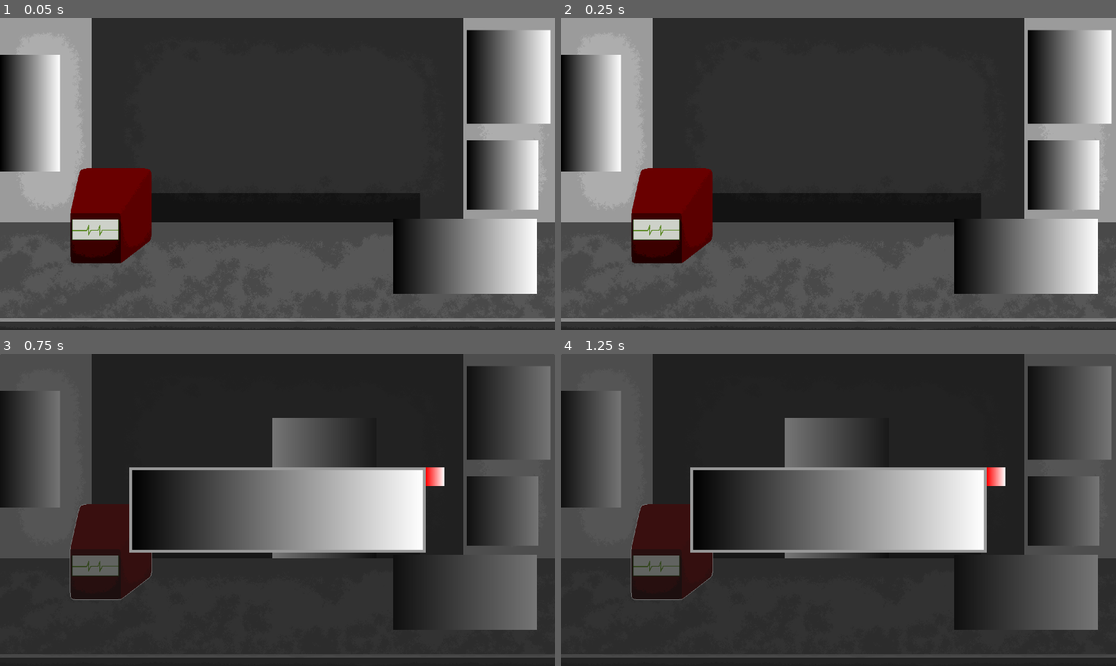
Above: before the commit, frames 1-4 (two rows, left to right).
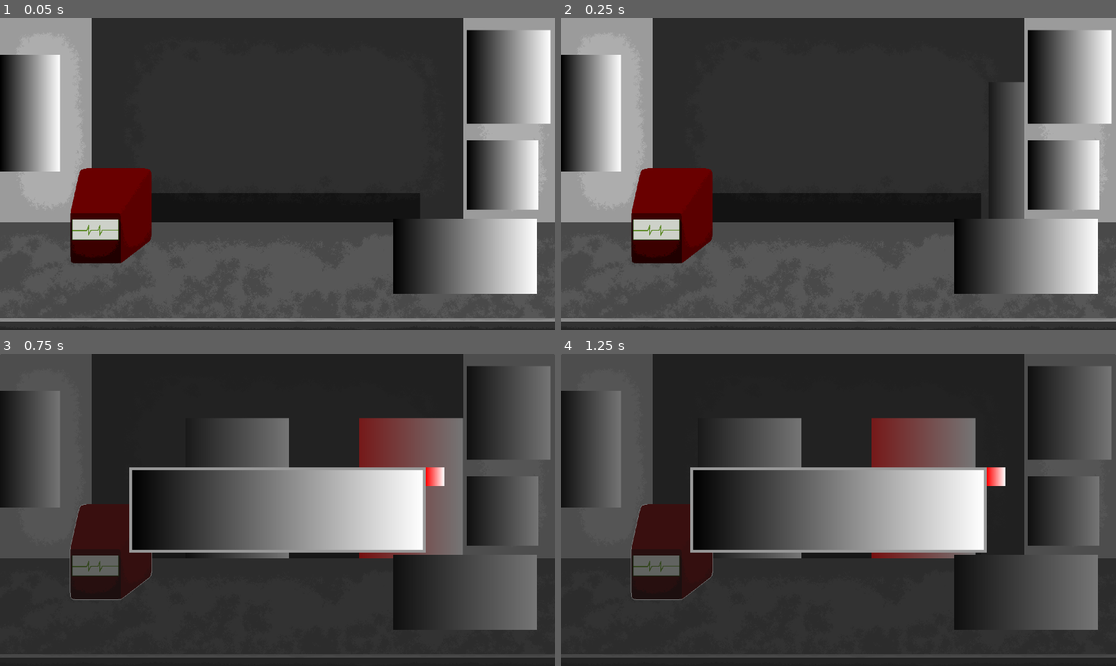
Above: after the commit, the same moments.

Repository: Blulow/brackeysjam
Game: Godot game, scene res://scenes/game.tscn
Two runs of this game, one before a commit and one after it. Both use one fixed random seed, a clock stepped at 60 frames per second and the inputs below.
Inputs (mouse positions are in pixels of both pictures, inside the frame that each line leads up to):
- Up to frame 1 (0.05 s): no input
- Up to frame 2 (0.25 s): no input
- Up to frame 3 (0.75 s): move the mouse to (111, 550) at 0.52 s; click (111, 550) at 0.67 s
- Up to frame 4 (1.25 s): no input

Frame 1 is identical in both runs. In frame 2, 1.3% of the frame differs, in the area x 80-84%, y 20-65%; in frame 3, 8.0%, in the area x 39-84%, y 20-66%; in frame 4, 6.4%.

Commit message:
add: round people configs implementation

Diff:
--- /dev/null
+++ b/assets/resources/rounds/round_1.tres
@@ -0,0 +1,110 @@
+[gd_resource type="Resource" script_class="PeopleConfig" format=3 uid="uid://bdia3nf8tf6df"]
+
+[ext_resource type="Script" uid="uid://cbo8ursmeimy" path="res://scripts/people_config_values/people_config_int_value.gd" id="1_clkvy"]
+[ext_resource type="Script" uid="uid://ddkheyxoh5lgl" path="res://scripts/people/people_config.gd" id="1_spky0"]
+[ext_resource type="Script" uid="uid://b6eev2o4gsb7v" path="res://scripts/people_config_values/people_config_bool_value.gd" id="1_tr004"]
+[ext_resource type="Script" uid="uid://c4ran4w2e4xhr" path="res://scripts/people_config_values/people_config_float_value.gd" id="2_clkvy"]
+[ext_resource type="Script" uid="uid://bwj0gj57b0cf1" path="res://scripts/people_config_values/people_config_speech_value.gd" id="4_a13lx"]
+[ext_resource type="Script" uid="uid://q82q187cc1ki" path="res://scripts/people_config_values/people_config_sprite_value.gd" id="5_c55eo"]
+
+[sub_resource type="Resource" id="Resource_728il"]
+script = ExtResource("1_clkvy")
+type = 1
+value = 1
+min = 1
+max = 3
+metadata/_custom_type_script = "uid://cbo8ursmeimy"
+
+[sub_resource type="Resource" id="Resource_tr004"]
+script = ExtResource("1_tr004")
+value = true
+metadata/_custom_type_script = "uid://b6eev2o4gsb7v"
+
+[sub_resource type="Resource" id="Resource_ttiw8"]
+script = ExtResource("1_tr004")
+metadata/_custom_type_script = "uid://b6eev2o4gsb7v"
+
+[sub_resource type="Resource" id="Resource_clkvy"]
+script = ExtResource("2_clkvy")
+value = 120.0
+metadata/_custom_type_script = "uid://c4ran4w2e4xhr"
+
+[sub_resource type="Resource" id="Resource_myrmy"]
+script = ExtResource("2_clkvy")
+metadata/_custom_type_script = "uid://c4ran4w2e4xhr"
+
+[sub_resource type="Resource" id="Resource_a13lx"]
+script = ExtResource("1_tr004")
+value = true
+metadata/_custom_type_script = "uid://b6eev2o4gsb7v"
+
+[sub_resource type="Resource" id="Resource_7kad0"]
+script = ExtResource("1_tr004")
+metadata/_custom_type_script = "uid://b6eev2o4gsb7v"
+
+[sub_resource type="Resource" id="Resource_c55eo"]
+script = ExtResource("4_a13lx")
+value = "Hello World!"
+metadata/_custom_type_script = "uid://bwj0gj57b0cf1"
+
+[sub_resource type="Resource" id="Resource_yn2fd"]
+script = ExtResource("4_a13lx")
+type = 1
+value = "susy baka"
+speeches = Array[String](["susy baka", "baka susy"])
+metadata/_custom_type_script = "uid://bwj0gj57b0cf1"
+
+[sub_resource type="Gradient" id="Gradient_tr004"]
+
+[sub_resource type="GradientTexture2D" id="GradientTexture2D_tr004"]
+gradient = SubResource("Gradient_tr004")
+width = 359
+height = 637
+
+[sub_resource type="Gradient" id="Gradient_clkvy"]
+colors = PackedColorArray(1, 0, 0, 1, 1, 1, 1, 1)
+
+[sub_resource type="GradientTexture2D" id="GradientTexture2D_a13lx"]
+gradient = SubResource("Gradient_clkvy")
+width = 359
+height = 637
+
+[sub_resource type="Gradient" id="Gradient_c55eo"]
+colors = PackedColorArray(0, 1, 0, 1, 1, 1, 1, 1)
+
+[sub_resource type="GradientTexture2D" id="GradientTexture2D_728il"]
+gradient = SubResource("Gradient_c55eo")
+width = 359
+height = 637
+
+[sub_resource type="GradientTexture2D" id="GradientTexture2D_fbbl2"]
+gradient = SubResource("Gradient_tr004")
+width = 359
+height = 637
+
+[sub_resource type="Resource" id="Resource_h3oi3"]
+script = ExtResource("5_c55eo")
+type = 1
+value = SubResource("GradientTexture2D_fbbl2")
+textures = Array[Texture2D]([SubResource("GradientTexture2D_tr004"), SubResource("GradientTexture2D_a13lx"), SubResource("GradientTexture2D_728il")])
+metadata/_custom_type_script = "uid://q82q187cc1ki"
+
+[sub_resource type="Resource" id="Resource_fbbl2"]
+script = ExtResource("1_tr004")
+value = true
+metadata/_custom_type_script = "uid://b6eev2o4gsb7v"
+
+[sub_resource type="Resource" id="Resource_6b8q3"]
+script = ExtResource("1_tr004")
+value = true
+metadata/_custom_type_script = "uid://b6eev2o4gsb7v"
+
+[resource]
+script = ExtResource("1_spky0")
+count = SubResource("Resource_728il")
+sprites = Array[ExtResource("5_c55eo")]([SubResource("Resource_h3oi3"), SubResource("Resource_h3oi3")])
+views = Array[ExtResource("1_tr004")]([SubResource("Resource_fbbl2"), SubResource("Resource_6b8q3")])
+shadows = Array[ExtResource("1_tr004")]([SubResource("Resource_a13lx"), SubResource("Resource_7kad0")])
+heart_rates = Array[ExtResource("2_clkvy")]([SubResource("Resource_clkvy"), SubResource("Resource_myrmy")])
+feet_views = Array[ExtResource("1_tr004")]([SubResource("Resource_tr004"), SubResource("Resource_ttiw8")])
+speech_texts = Array[ExtResource("4_a13lx")]([SubResource("Resource_c55eo"), SubResource("Resource_yn2fd")])
--- a/scenes/game.tscn
+++ b/scenes/game.tscn
@@ -1,6 +1,7 @@
 [gd_scene format=3 uid="uid://bwtavl3purj71"]
 
 [ext_resource type="Texture2D" uid="uid://cjrjm7bg53piu" path="res://assets/images/bg.png" id="1_uwrxv"]
+[ext_resource type="Script" uid="uid://xivety8lp20s" path="res://scripts/people/people.gd" id="2_0tnpc"]
 [ext_resource type="Texture2D" uid="uid://h2rxhgqlt3u" path="res://assets/images/fg.png" id="2_yqjtg"]
 [ext_resource type="PackedScene" uid="uid://cioaxeqrxi2tg" path="res://scenes/objects/heart_rate_detector.tscn" id="3_lnu2h"]
 [ext_resource type="PackedScene" uid="uid://smppy1iqms45" path="res://scenes/objects/tv.tscn" id="4_lbhrr"]
@@ -8,19 +9,13 @@
 [ext_resource type="PackedScene" uid="uid://ccwqilakya26o" path="res://scenes/objects/phone.tscn" id="7_gee14"]
 [ext_resource type="PackedScene" uid="uid://cq7l2ff0kkbfc" path="res://scenes/objects/papers.tscn" id="8_0tnpc"]
 [ext_resource type="Script" uid="uid://psq43odj5en5" path="res://scripts/managers/round_manager.gd" id="8_gee14"]
+[ext_resource type="Resource" uid="uid://bdia3nf8tf6df" path="res://assets/resources/rounds/round_1.tres" id="10_vtaks"]
 
 [sub_resource type="Curve2D" id="Curve2D_u5sy4"]
 _data = {
 "points": PackedVector2Array(0, 0, 0, 0, 1419, 0, 0, 0, 0, 0, -1375, 0)
 }
 point_count = 2
-
-[sub_resource type="Gradient" id="Gradient_u5sy4"]
-
-[sub_resource type="GradientTexture2D" id="GradientTexture2D_gee14"]
-gradient = SubResource("Gradient_u5sy4")
-width = 359
-height = 637
 
 [node name="Game" type="Node2D" unique_id=21264269]
 
@@ -38,13 +33,26 @@
 
 [node name="PathFollow2D" type="PathFollow2D" parent="World/PeopleArea/PeoplePath" unique_id=2056716224]
 position = Vector2(1419, 0)
-rotation = 3.1415927
+rotates = false
 loop = false
 
 [node name="People" type="Node2D" parent="World/PeopleArea/PeoplePath/PathFollow2D" unique_id=1718939152]
+script = ExtResource("2_0tnpc")
 
-[node name="Sprite2D" type="Sprite2D" parent="World/PeopleArea/PeoplePath/PathFollow2D/People" unique_id=1923102565]
-texture = SubResource("GradientTexture2D_gee14")
+[node name="HBoxContainer" type="HBoxContainer" parent="World/PeopleArea/PeoplePath/PathFollow2D/People" unique_id=248674295]
+custom_minimum_size = Vector2(1200, 0)
+anchors_preset = 8
+anchor_left = 0.5
+anchor_top = 0.5
+anchor_right = 0.5
+anchor_bottom = 0.5
+offset_left = -179.5
+offset_top = -318.5
+offset_right = 179.5
+offset_bottom = 318.5
+grow_horizontal = 2
+grow_vertical = 2
+alignment = 1
 
 [node name="Foreground" type="Sprite2D" parent="World" unique_id=1653123691]
 texture = ExtResource("2_yqjtg")
@@ -72,3 +80,4 @@
 
 [node name="RoundManager" type="Node2D" parent="." unique_id=2028876826]
 script = ExtResource("8_gee14")
+rounds = Array[Resource]([ExtResource("10_vtaks")])
--- /dev/null
+++ b/scenes/people/people_sprite.tscn
@@ -0,0 +1,12 @@
+[gd_scene format=3 uid="uid://cykq57redkkhs"]
+
+[sub_resource type="Gradient" id="Gradient_u5sy4"]
+
+[sub_resource type="GradientTexture2D" id="GradientTexture2D_gee14"]
+gradient = SubResource("Gradient_u5sy4")
+width = 359
+height = 637
+
+[node name="PeopleSprite" type="TextureRect" unique_id=551218619]
+size_flags_horizontal = 6
+texture = SubResource("GradientTexture2D_gee14")
--- a/scripts/managers/round_manager.gd
+++ b/scripts/managers/round_manager.gd
@@ -1,51 +1,62 @@
 extends Node2D
 class_name RoundManager
 
+@export var rounds: Array[Resource]
+
 @onready var people_path: PathFollow2D = $"../World/PeopleArea/PeoplePath/PathFollow2D"
+@onready var people: People = $"../World/PeopleArea/PeoplePath/PathFollow2D/People"
 
 const PATH_SPEED: float = 0.01
 
 var current_round: int = 0
 var round_state: int = -1
-# 0 - start, 1 - stay, 2 - end
+
+enum RoundStates { START, STAY, END }
 
 signal round_start
 signal round_stay
 signal round_end
+signal round_done
 
 func _ready() -> void:
 	GameManager.round_manager = self
-
-	start_round(0)
+	start_round(current_round)
 
 func _process(delta: float) -> void:
 	match round_state:
-		0:
+		RoundStates.START:
 			if people_path.progress_ratio < 0.5:
 				people_path.progress_ratio += PATH_SPEED
 			else:
 				stay_current_round()
-		1:
+		RoundStates.STAY:
 			pass
-		2:
+		RoundStates.END:
 			if people_path.progress_ratio < 1.0:
 				people_path.progress_ratio += PATH_SPEED
 			else:
-				round_end.emit()
+				round_done.emit()
 				people_path.progress_ratio = 0
 
 func start_round(idx: int) -> void:
-	round_state = 0
+	round_state = RoundStates.START
+
+	if current_round < rounds.size():
+		people.set_people(rounds[current_round])
+	else:
+		print("game end")
+
 	round_start.emit()
 
 func stay_current_round() -> void:
-	round_state = 1
+	round_state = RoundStates.STAY
 	round_stay.emit()
 
 func end_current_round() -> void:
-	round_state = 2
+	round_state = RoundStates.END
+	round_end.emit()
 
-	await round_end
+	await round_done
 	round_state = -1
 	current_round += 1
 
--- a/scripts/people/people.gd
+++ b/scripts/people/people.gd
@@ -1 +1,33 @@
 extends Node2D
+class_name People
+
+@onready var container: HBoxContainer = $HBoxContainer
+var people_sprite_scene: PackedScene = preload("res://scenes/people/people_sprite.tscn")
+
+var shadows: Array[bool]
+var heart_rates: Array[float]
+var feet_views: Array[bool]
+var speech_texts: Array[String]
+var singular: bool
+
+func set_people(config: PeopleConfig) -> void:
+	for i: int in range(config.get_count()):
+		var people_sprite: TextureRect = people_sprite_scene.instantiate()
+
+		if i >= min(
+			config.get_sprites().size(),
+			config.get_views().size(),
+			config.get_shadows().size(),
+			config.get_heart_rates().size(),
+			config.get_feet_views().size(),
+			config.get_speech_texts().size()): return
+
+		people_sprite.texture = config.get_sprites()[i]
+		people_sprite.visible = config.get_views()[i]
+		container.add_child(people_sprite)
+
+	shadows = config.get_shadows()
+	heart_rates = config.get_heart_rates()
+	feet_views = config.get_feet_views()
+	speech_texts = config.get_speech_texts()
+	singular = config.check_singular()
--- /dev/null
+++ b/scripts/people/people_config.gd
@@ -0,0 +1,46 @@
+extends Resource
+class_name PeopleConfig
+
+@export var count: PeopleConfigIntValue
+@export var sprites: Array[PeopleConfigSpriteValue]
+@export var views: Array[PeopleConfigBoolValue]
+@export var shadows: Array[PeopleConfigBoolValue]
+@export var heart_rates: Array[PeopleConfigFloatValue]
+@export var feet_views: Array[PeopleConfigBoolValue]
+@export var speech_texts: Array[PeopleConfigSpeechValue]
+
+func get_count() -> int:
+	return count.get_value()
+func get_sprites() -> Array[Texture2D]:
+	var array: Array[Texture2D] = []
+	array.assign(get_values(sprites))
+	return array
+func get_views() -> Array[bool]:
+	var array: Array[bool] = []
+	array.assign(get_values(views))
+	return array
+func get_shadows() -> Array[bool]:
+	var array: Array[bool] = []
+	array.assign(get_values(shadows))
+	return array
+func get_heart_rates() -> Array[float]:
+	var array: Array[float] = []
+	array.assign(get_values(heart_rates))
+	return array
+func get_feet_views() -> Array[bool]:
+	var array: Array[bool] = []
+	array.assign(get_values(feet_views))
+	return array
+func get_speech_texts() -> Array[String]:
+	var array: Array[String] = []
+	array.assign(get_values(speech_texts))
+	return array
+
+func get_values(values: Array) -> Array:
+	var array: Array
+	for e in values:
+		array.append(e.get_value())
+	return array
+
+func check_singular() -> bool:
+	return true
--- /dev/null
+++ b/scripts/people_config_values/people_config_bool_value.gd
@@ -0,0 +1,12 @@
+extends Resource
+class_name PeopleConfigBoolValue
+
+enum ValueType { FIXED, RANDOM }
+
+@export var type: ValueType = ValueType.FIXED
+@export var value: bool = false
+
+func get_value() -> bool:
+	if type == ValueType.RANDOM:
+		return randf() > 0.5
+	return value
--- /dev/null
+++ b/scripts/people_config_values/people_config_float_value.gd
@@ -0,0 +1,16 @@
+extends Resource
+class_name PeopleConfigFloatValue
+
+enum ValueType { FIXED, RANDOM }
+
+@export var type: ValueType = ValueType.FIXED
+@export var value: float = 0.0
+
+@export_group("Random Range")
+@export var min: float = 0.0
+@export var max: float = 20.0
+
+func get_value() -> float:
+	if type == ValueType.RANDOM:
+		return randf_range(min, max)
+	return value
--- /dev/null
+++ b/scripts/people_config_values/people_config_int_value.gd
@@ -0,0 +1,16 @@
+extends Resource
+class_name PeopleConfigIntValue
+
+enum ValueType { FIXED, RANDOM }
+
+@export var type: ValueType = ValueType.FIXED
+@export var value: int = 0
+
+@export_group("Random Range")
+@export var min: int = 0
+@export var max: int = 20
+
+func get_value() -> int:
+	if type == ValueType.RANDOM:
+		return randi_range(min, max)
+	return value
--- /dev/null
+++ b/scripts/people_config_values/people_config_speech_value.gd
@@ -0,0 +1,15 @@
+extends Resource
+class_name PeopleConfigSpeechValue
+
+enum ValueType { FIXED, RANDOM }
+
+@export var type: ValueType = ValueType.FIXED
+@export var value: String = ""
+
+@export_group("Random Range")
+@export var speeches: Array[String]
+
+func get_value() -> String:
+	if type == ValueType.RANDOM:
+		return speeches.pick_random()
+	return value
--- /dev/null
+++ b/scripts/people_config_values/people_config_sprite_value.gd
@@ -0,0 +1,15 @@
+extends Resource
+class_name PeopleConfigSpriteValue
+
+enum ValueType { FIXED, RANDOM }
+
+@export var type: ValueType = ValueType.FIXED
+@export var value: Texture2D
+
+@export_group("Random Range")
+@export var textures: Array[Texture2D]
+
+func get_value() -> Texture2D:
+	if type == ValueType.RANDOM:
+		return textures.pick_random()
+	return value
Renamed: scripts/game_manager.gd -> scripts/managers/game_manager.gd
Renamed: scripts/game_manager.gd.uid -> scripts/managers/game_manager.gd.uid
Not shown, added: scripts/people/people_config.gd.uid
Not shown, added: scripts/people_config_values/people_config_bool_value.gd.uid
Not shown, added: scripts/people_config_values/people_config_float_value.gd.uid
Not shown, added: scripts/people_config_values/people_config_int_value.gd.uid
Not shown, added: scripts/people_config_values/people_config_speech_value.gd.uid
Not shown, added: scripts/people_config_values/people_config_sprite_value.gd.uid
